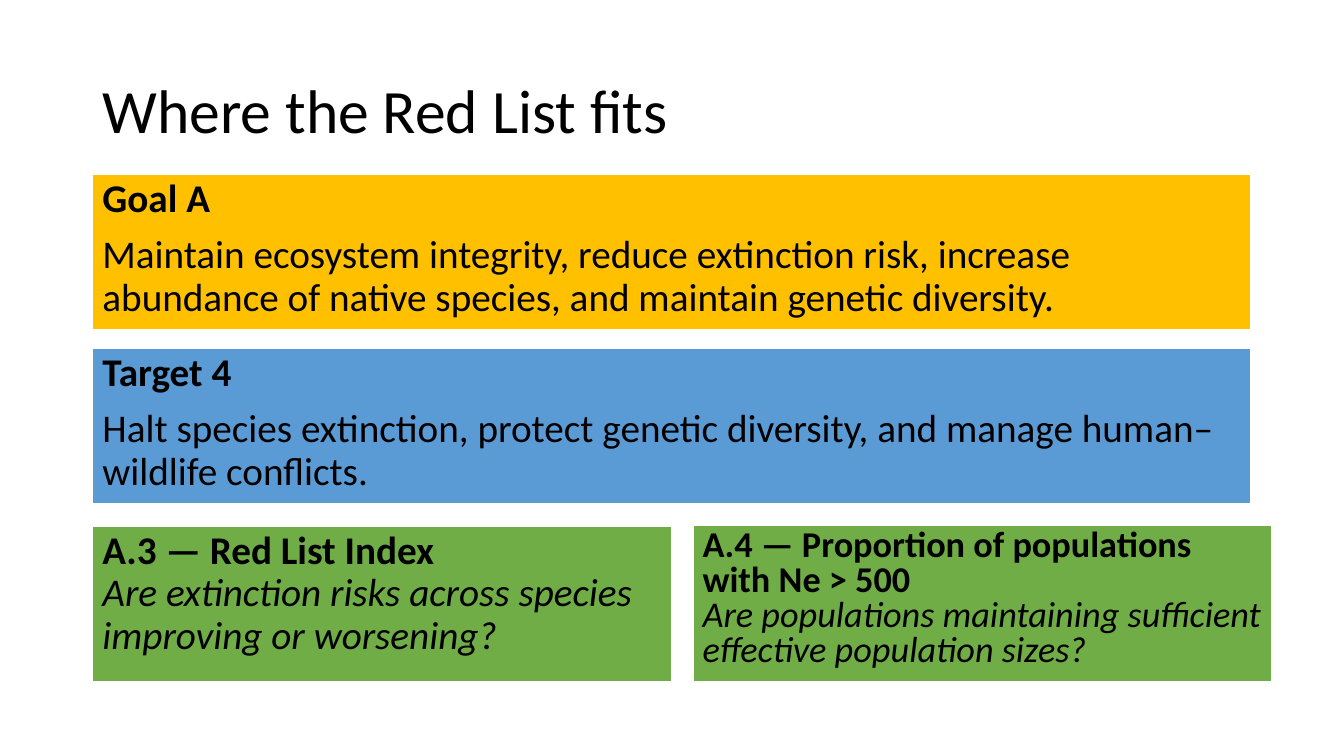
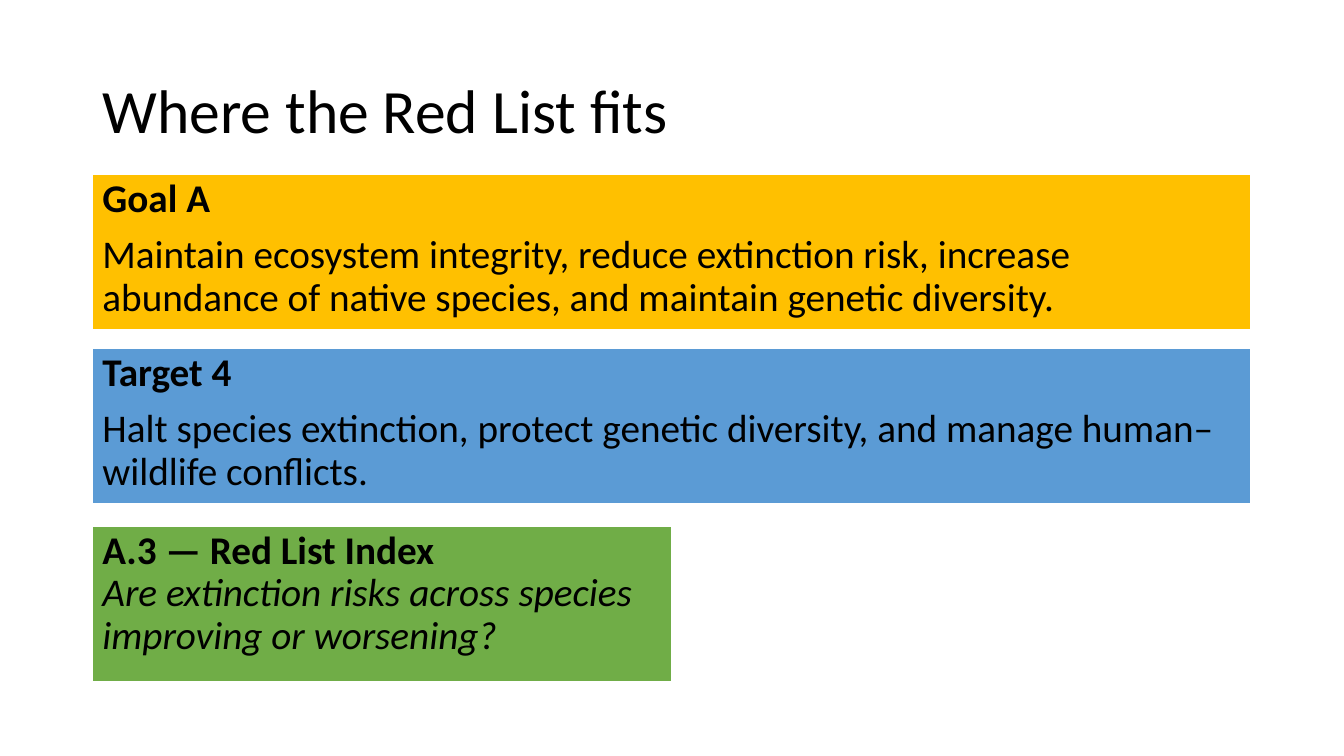
Before and after one commit to ecnrobertson/ecnrobertson.github.io, a slide deck: slide 5 of teaching/ECOL592-007-Species_Listing/resources/IUCN_GBF_intro.pptx (slide 8 before the commit). Drawn at 1344x756 pixels with LibreOffice and Linux fonts; fonts in the diff are those of the drawing. Boxes give left, top, right and bottom in pixels: in the first picture for what was removed or moved away, otherwise in the second. Text is boxed around its words. In the diff, an @@ line names an element or a change of style, - is before the commit and + after.

Commit message:
updated slides

```diff
--- a/teaching/ECOL592-007-Species_Listing/resources/IUCN_GBF_intro.pptx
+++ b/teaching/ECOL592-007-Species_Listing/resources/IUCN_GBF_intro.pptx
@@ rectangle removed at (x1=693, y1=525, x2=1272, y2=682) @@
-A.4 — Proportion of populations with Ne > 500
-Are populations maintaining sufficient effective population sizes?
```
Also in this commit, not shown: 8 slides added, 1 slide removed.
